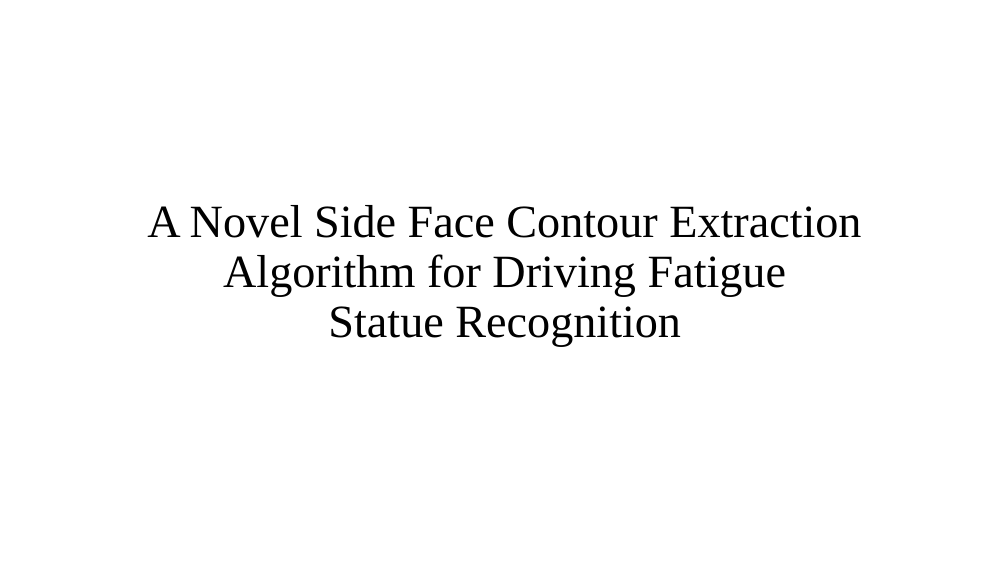
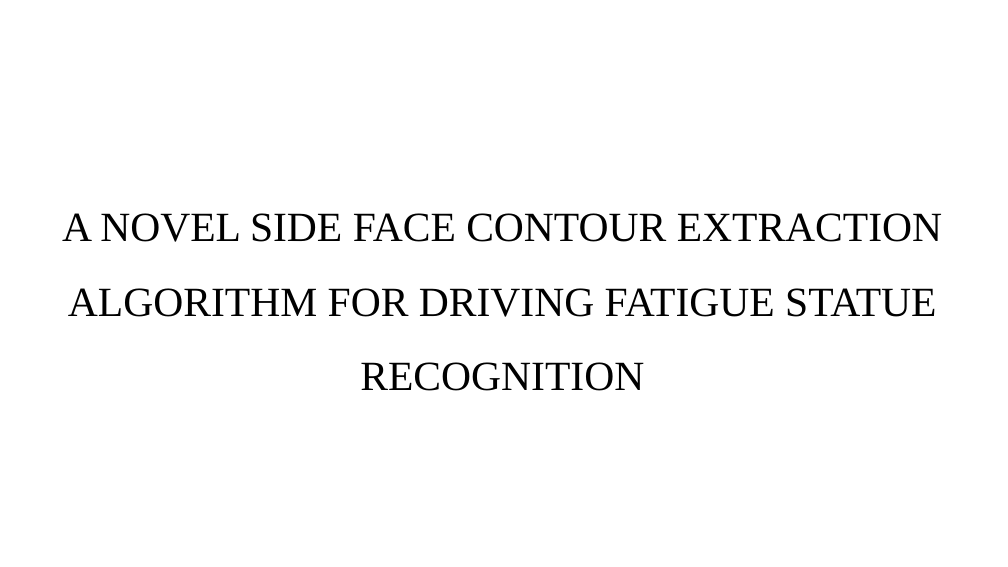
Before and after one commit to DhanalakshmiKandasamy/cfiles, a slide deck: slide 1 of A Novel Side Face Contour Extraction.pptx. Drawn at 1008x567 pixels with LibreOffice and Linux fonts; fonts in the diff are those of the drawing. Boxes give left, top, right and bottom in pixels: in the first picture for what was removed or moved away, otherwise in the second. Text is boxed around its words. In the diff, an @@ line names an element or a change of style, - is before the commit and + after.

```diff
--- a/A Novel Side Face Contour Extraction.pptx
+++ b/A Novel Side Face Contour Extraction.pptx
@@ title at [62,213,942,391]: text changed; size 44 to 39.6 pt @@
-A Novel Side Face Contour Extraction
-Algorithm for Driving Fatigue
-Statue Recognition
+A NOVEL SIDE FACE CONTOUR EXTRACTION ALGORITHM FOR DRIVING FATIGUE STATUE RECOGNITION
```
Also in this commit, not shown: 4 other slides changed, 5 other files.
